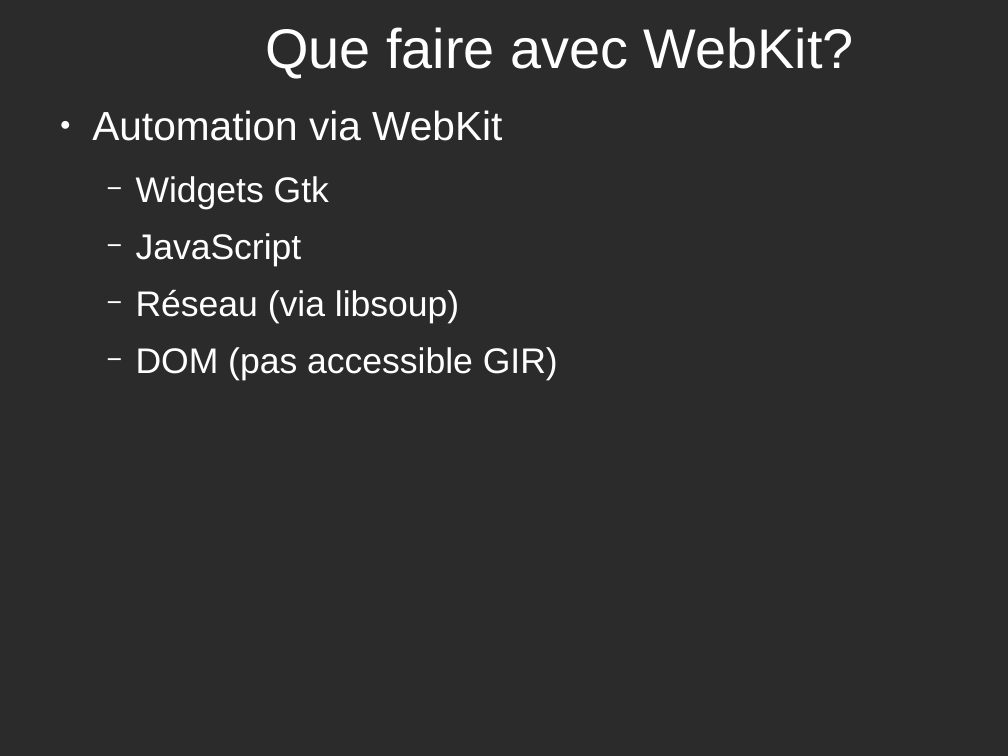
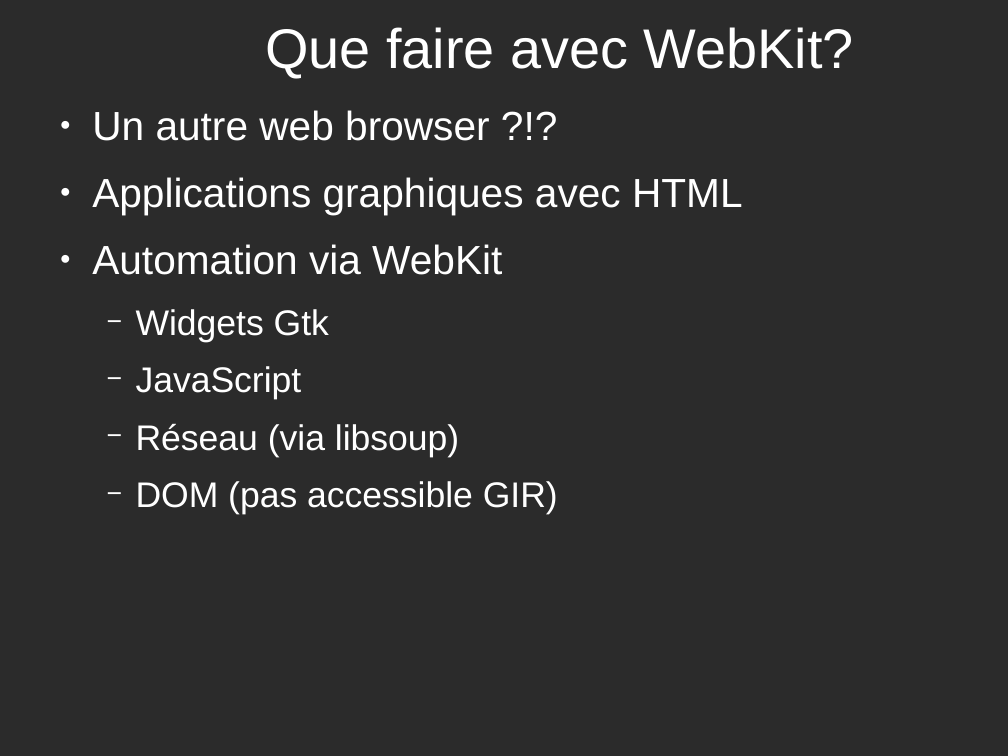
Before and after one commit to potyl/Webkit, a slide deck: slide 11 of WebKit-fr.odp. Drawn at 1008x756 pixels with LibreOffice and Linux fonts; fonts in the diff are those of the drawing; background and template pictures are left out; a plain dark background stands for a picture behind light text. Boxes give left, top, right and bottom in pixels: in the first picture for what was removed or moved away, otherwise in the second. Text is boxed around its words. In the diff, an @@ line names an element or a change of style, - is before the commit and + after.

Commit message:
Slide tweaks

```diff
--- a/WebKit-fr.odp
+++ b/WebKit-fr.odp
@@ text at bbox=[92, 110, 743, 215]: paragraphs added @@
+● Un autre web browser ?!?
+● Applications graphiques avec HTML
```
Also in this commit, not shown: 2 other slides changed.
